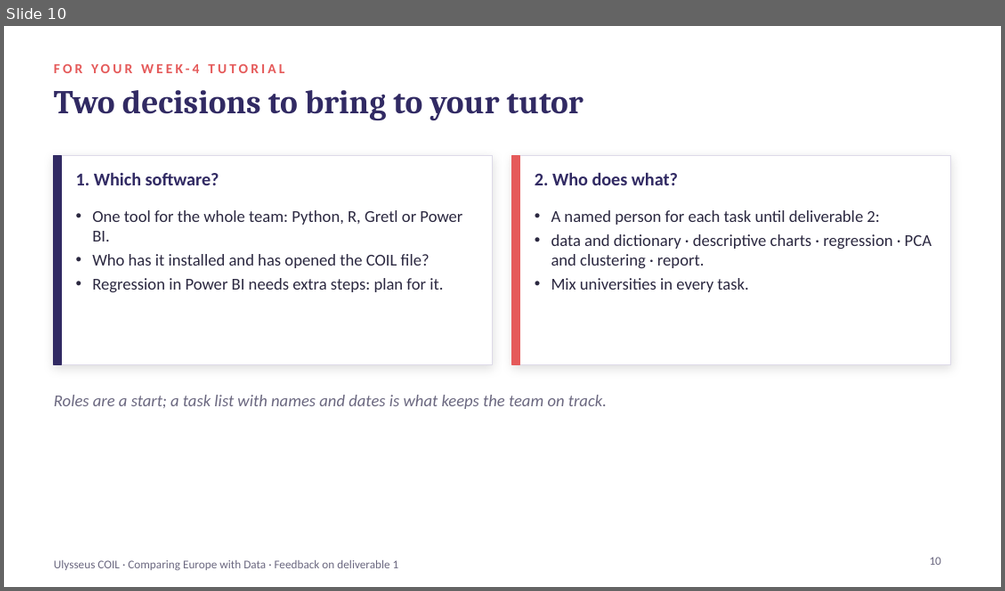
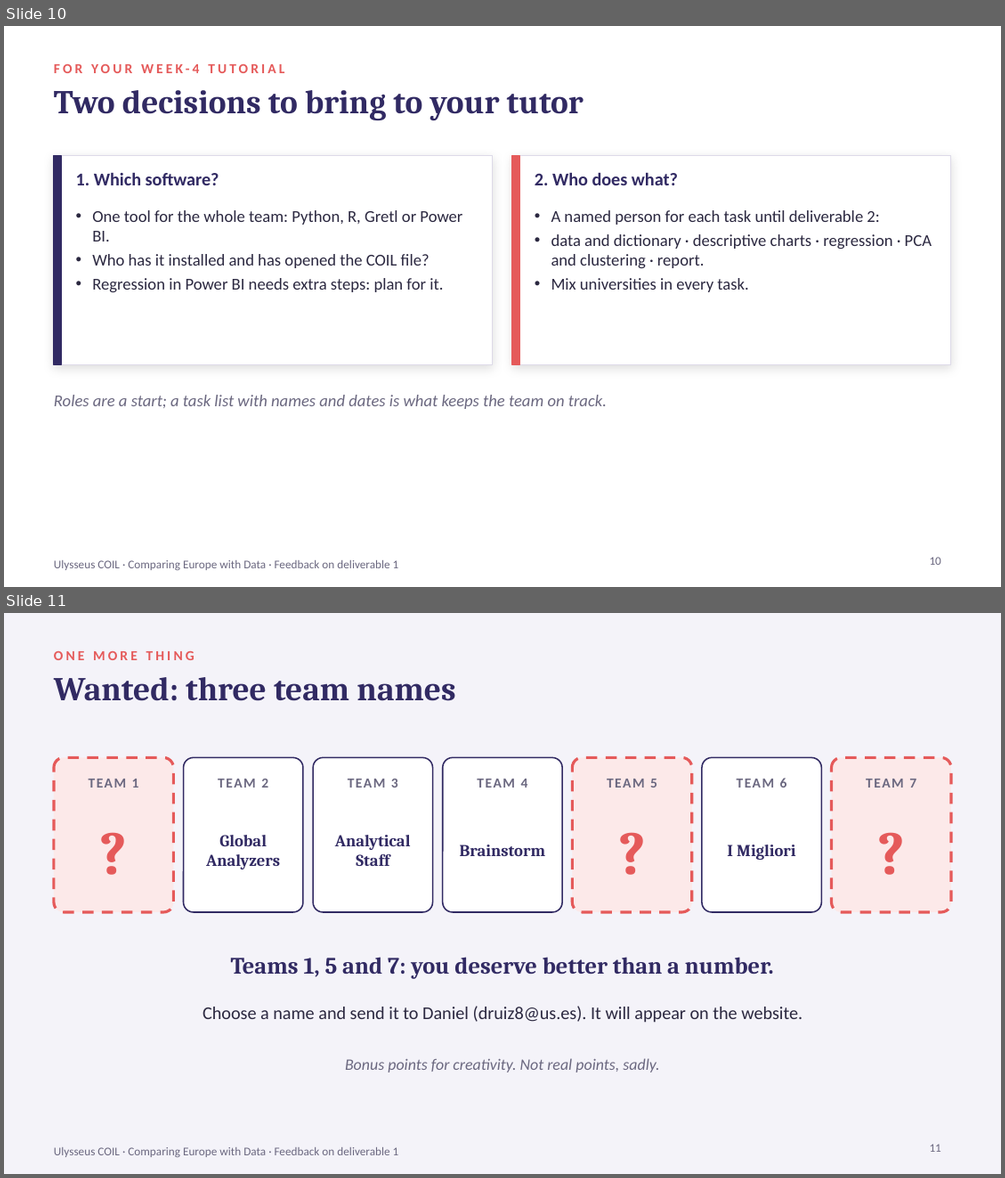
Before and after one commit to coil-europe/coil-europe.github.io, a slide deck: docs/slides/COIL_2_feedback_deliverable1.pptx. Shown one above the other, each under a label of ours: slide 10 before the commit, slides 10 and 11 after it. The pictures are 1005x591 and 1005x1178 pixels, drawn with LibreOffice and Linux fonts; fonts in the diff are those of the drawing. Boxes give left, top, right and bottom in pixels: in the first picture for what was removed or moved away, otherwise in the second. Text is boxed around its words. In the diff, an @@ line names an element or a change of style, - is before the commit and + after.

```diff
--- a/docs/slides/COIL_2_feedback_deliverable1.pptx
+++ b/docs/slides/COIL_2_feedback_deliverable1.pptx
@@ slide 11 added at [4, 613, 1001, 1174], background #F4F3F9 @@
@@ text added at [54, 651, 194, 660], 10 pt, text #E55A5A, bold @@
+ONE MORE THING
@@ text added at [54, 677, 455, 701], 24 pt, text #312A63, bold @@
+Wanted: three team names
@@ rounded rectangle added at [54, 757, 173, 912], fill #FCE9E9, outline #E55A5A 2 pt dashed @@
@@ rounded rectangle added at [184, 757, 303, 912], fill #FFFFFF, outline #312A63 1 pt @@
@@ rounded rectangle added at [313, 757, 433, 912], fill #FFFFFF, outline #312A63 1 pt @@
@@ rounded rectangle added at [443, 757, 562, 912], fill #FFFFFF, outline #312A63 1 pt @@
@@ rounded rectangle added at [572, 757, 692, 912], fill #FCE9E9, outline #E55A5A 2 pt dashed @@
@@ rounded rectangle added at [702, 757, 821, 912], fill #FFFFFF, outline #312A63 1 pt @@
@@ rounded rectangle added at [832, 757, 951, 912], fill #FCE9E9, outline #E55A5A 2 pt dashed @@
@@ text added at [89, 779, 139, 787], 10 pt, text #6B6880, bold @@
+TEAM 1
@@ text added at [218, 779, 268, 787], 10 pt, text #6B6880, bold @@
+TEAM 2
@@ text added at [348, 779, 398, 787], 10 pt, text #6B6880, bold @@
+TEAM 3
@@ text added at [477, 779, 528, 787], 10 pt, text #6B6880, bold @@
+TEAM 4
@@ text added at [607, 779, 657, 787], 10 pt, text #6B6880, bold @@
+TEAM 5
@@ text added at [736, 778, 787, 787], 10 pt, text #6B6880, bold @@
+TEAM 6
@@ text added at [866, 779, 916, 787], 10 pt, text #6B6880, bold @@
+TEAM 7
@@ text added at [59, 803, 169, 897], 44 pt, text #E55A5A, bold @@
+?
@@ text added at [577, 803, 687, 897], 44 pt, text #E55A5A, bold @@
+?
@@ text added at [836, 803, 946, 897], 44 pt, text #E55A5A, bold @@
+?
@@ text added at [206, 835, 280, 869], 12 pt, text #312A63, bold @@
+Global Analyzers
@@ text added at [335, 835, 411, 866], 12 pt, text #312A63, bold @@
+Analytical Staff
@@ text added at [460, 844, 546, 856], 12 pt, text #312A63, bold @@
+Brainstorm
@@ text added at [727, 844, 795, 860], 12 pt, text #312A63, bold @@
+I Migliori
@@ text added at [231, 957, 774, 979], 17 pt, text #312A63, bold @@
+Teams 1, 5 and 7: you deserve better than a number.
@@ text added at [202, 1005, 802, 1022], 13 pt, text #2B2840 @@
+Choose a name and send it to Daniel (druiz8@us.es). It will appear on the website.
@@ text added at [345, 1058, 659, 1072], 11.5 pt, text #6B6880, italic @@
+Bonus points for creativity. Not real points, sadly.
@@ page number added at [930, 1143, 941, 1151], 8.5 pt, text #6B6880 @@
+11
@@ text added at [54, 1147, 399, 1157], 8.5 pt, text #6B6880 @@
+Ulysseus COIL · Comparing Europe with Data · Feedback on deliverable 1
```
Also in this commit, not shown: 1 slide changed, 1 other file.
